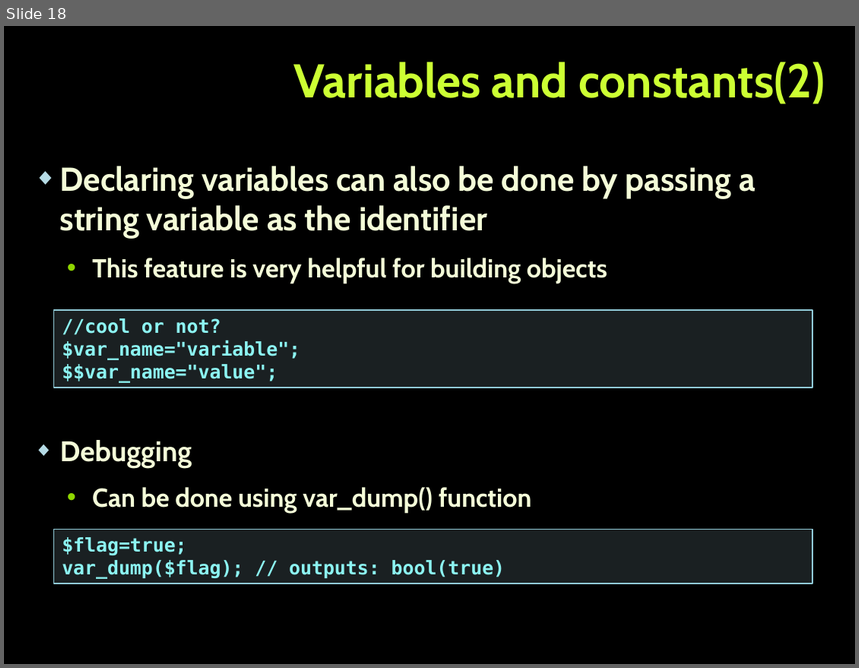
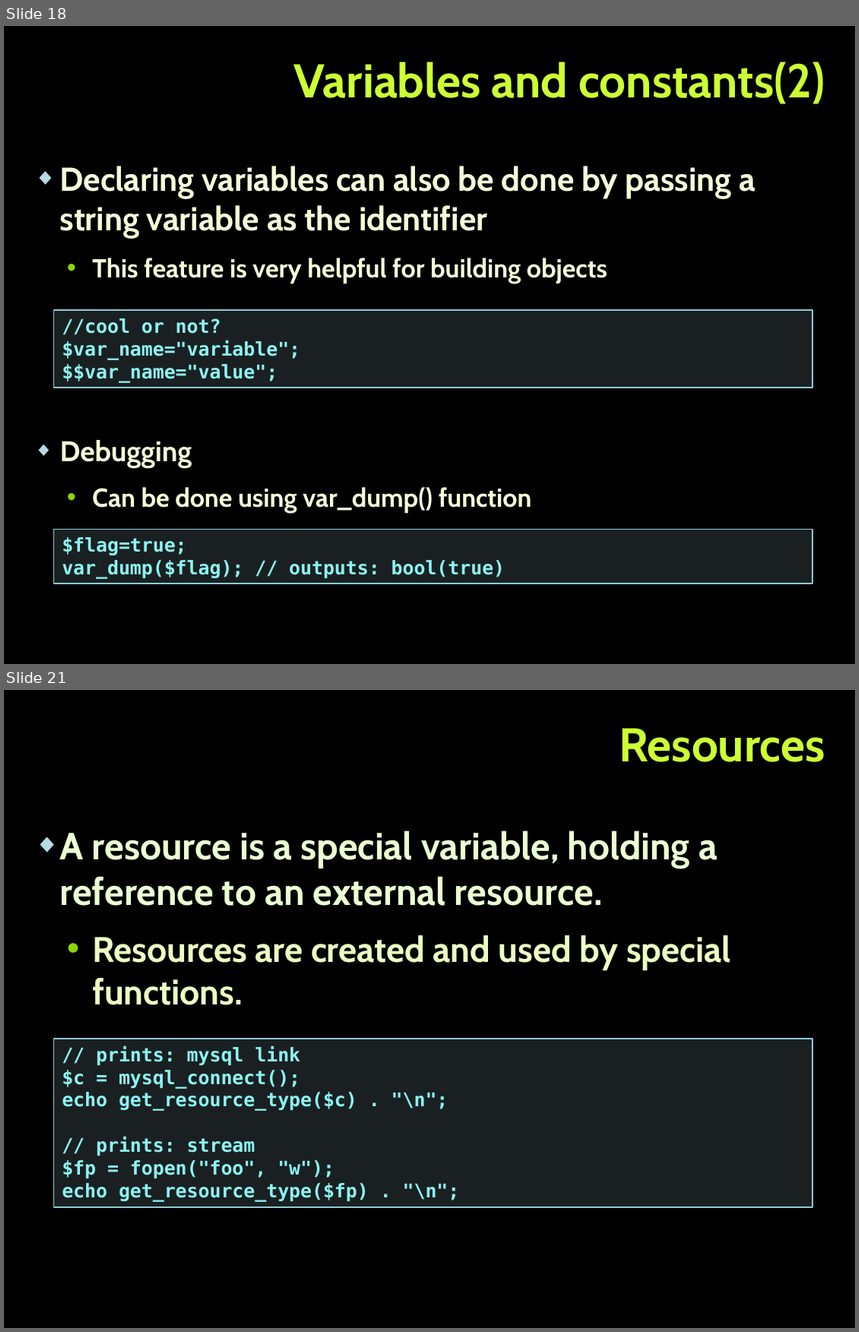
Before and after one commit to tanzhur/PHP_MVC-seminar, a slide deck: PHP_MVC.pptx. Shown one above the other, each under a label of ours: slide 18 before the commit, slides 18 and 21 after it; the slides between them are not shown. The pictures are 859x668 and 859x1332 pixels, drawn with LibreOffice and Linux fonts; fonts in the diff are those of the drawing; background and template pictures are left out. Boxes give left, top, right and bottom in pixels: in the first picture for what was removed or moved away, otherwise in the second. Text is boxed around its words. In the diff, an @@ line names an element or a change of style, - is before the commit and + after.

```diff
--- a/PHP_MVC.pptx
+++ b/PHP_MVC.pptx
@@ slide 21 added at bbox=[4, 690, 855, 1328], background picture (left out) @@
@@ title added at bbox=[619, 728, 826, 762], 40 pt, text #CCFF33, bold @@
+Resources
@@ text added at bbox=[60, 831, 731, 1005], 32 pt, text #EBFFD2, bold @@
+◆ A resource is a special variable, holding a reference to an external resource.
+  • Resources are created and used by special functions.
@@ rectangle added at bbox=[53, 1039, 813, 1208], fill #B5DBE5 at 15% opacity, outline #90CAD7 1 pt, 16 pt, text #8CF4F2, bold @@
+// prints: mysql link
+$c = mysql_connect();
+echo get_resource_type($c) . "\n";
+// prints: stream
+$fp = fopen("foo", "w");
+echo get_resource_type($fp) . "\n";
```
Also in this commit, not shown: 2 slides changed, 11 other slides added, 1 other file.
